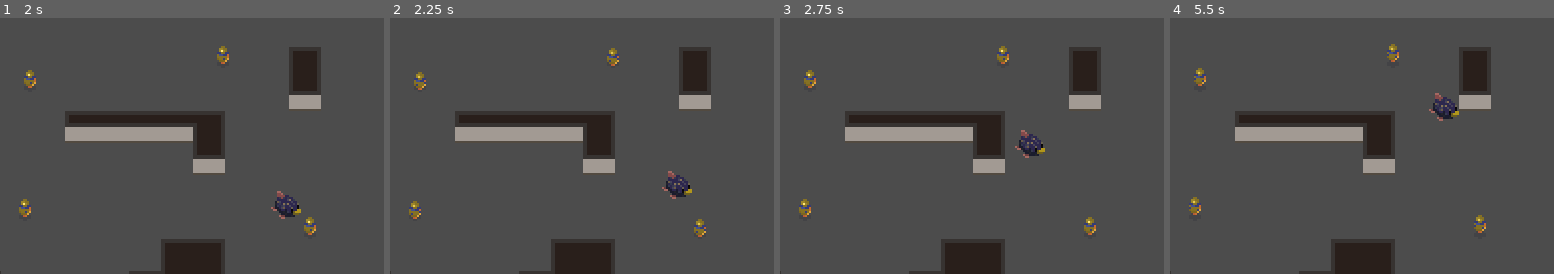
Above: before the commit, frames 1-4 (left to right).
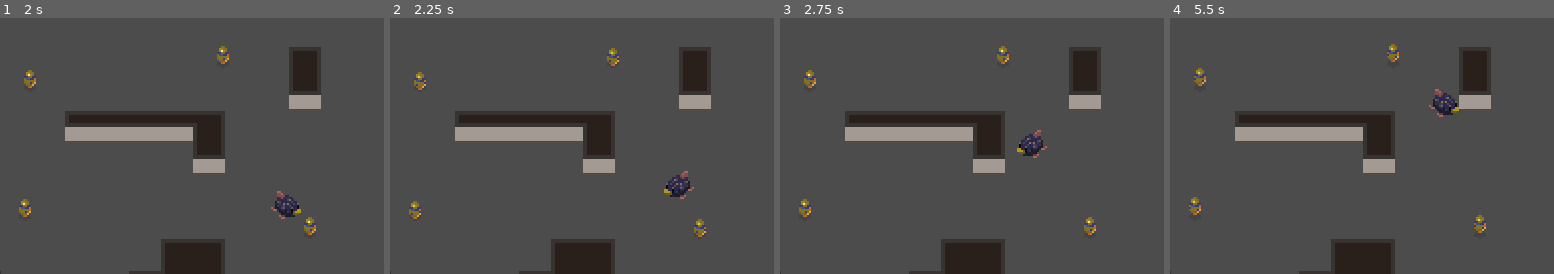
Above: after the commit, the same moments.

Repository: Pawel-9215/pipi_game
Game: Godot game, scene res://prototype_levels/Test_scene_1.tscn
Same seed, same stepped clock (60 frames per second), same inputs: the game is played once before the commit and once after it.
Inputs:
- Up to frame 1 (2 s): no input
- Up to frame 2 (2.25 s): no input
- Up to frame 3 (2.75 s): no input
- Up to frame 4 (5.5 s): no input
The pictures show only the part of the screen within x 46-96%, y 12-62%; the shares and areas given below are measured in that part.

Frame 1 is identical in both runs. In frame 2, 0.4% of the frame differs, in the area x 70-80%, y 59-71%; in frame 3, 0.4%; in frame 4, 0.5%, in the area x 67-76%, y 27-41%.

Commit message:
bugfixes and animation

Diff:
--- a/enemies/Pipi.gd
+++ b/enemies/Pipi.gd
@@ -4,6 +4,8 @@
 # Patrol, pursuit, attack, numb
 
 var velocity = Vector2()
+var recorded_velocity = Vector2()
+
 var patrol_direction = {
 	"right": Vector2(1.0, 0.0),
 	"left": Vector2(-1.0, 0.0),
@@ -41,6 +43,7 @@
 
 
 func set_state(set_state):
+	recorded_velocity = velocity
 	var states = {
 		"patrol": PATROL,
 		"pursuit": PURSUIT,
@@ -55,7 +58,11 @@
 		$PlayerDetection.detection_active = false
 	else:
 		pass
+
+	$animations.set_state(set_state)
+
 	print("pipi state: ", get_state())
+	print("patrol direction: ", current_patrol_direction)
 
 func get_state():
 	var states = {
@@ -73,7 +80,11 @@
 		velocity += input_vector * ACCELERATION
 		velocity = velocity.clamped(SPEED*mod_speed*input_vector.length())
 	else:
-		velocity = lerp(SPEED*mod_speed*input_vector, Vector2.ZERO, FRICTION)
+		if velocity.length() > FRICTION:
+			velocity -= velocity.clamped(1.0)*FRICTION
+		else:
+			velocity = Vector2.ZERO
+
 
 func _physics_process(_delta):
 	match state:
@@ -101,13 +112,16 @@
 	velocity = move_and_slide(velocity)
 
 func attack_state():
-	pass
+	update_movement(Vector2.ZERO, 0.9)
+	velocity = move_and_slide(velocity)
 
 func confused_state():
-	pass
+	update_movement(Vector2.ZERO, 0.9)
+	velocity = move_and_slide(velocity)
 
 func numb_state():
-	pass
+	update_movement(Vector2.ZERO, 0.9)
+	velocity = move_and_slide(velocity)
 
 
 func patrol_direction_raffle():
@@ -129,6 +143,7 @@
 	while new_direction in adjacent_walls:
 		new_direction = direction_enum[randi()%9+1]
 
+	print("patrol direction: ", current_patrol_direction)
 	return new_direction
 
 func _on_PatrolTimer_timeout():
--- a/enemies/Pipi.tscn
+++ b/enemies/Pipi.tscn
@@ -1,9 +1,11 @@
-[gd_scene load_steps=9 format=2]
+[gd_scene load_steps=42 format=2]
 
 [ext_resource path="res://GFX/Enemies/pipi.png" type="Texture" id=1]
 [ext_resource path="res://enemies/Pipi.gd" type="Script" id=2]
 [ext_resource path="res://enemies/Navigation.gd" type="Script" id=3]
 [ext_resource path="res://enemies/PlayerDetection.gd" type="Script" id=4]
+[ext_resource path="res://GFX/Enemies/pipi_spritesheet.png" type="Texture" id=5]
+[ext_resource path="res://enemies/pipi-animations.gd" type="Script" id=6]
 
 [sub_resource type="CapsuleShape2D" id=1]
 radius = 3.05332
@@ -13,12 +15,166 @@
 atlas = ExtResource( 1 )
 region = Rect2( 0, 0, 16, 16 )
 
+[sub_resource type="AtlasTexture" id=5]
+atlas = ExtResource( 5 )
+region = Rect2( 0, 16, 16, 16 )
+
+[sub_resource type="AtlasTexture" id=6]
+atlas = ExtResource( 5 )
+region = Rect2( 16, 16, 16, 16 )
+
+[sub_resource type="AtlasTexture" id=7]
+atlas = ExtResource( 5 )
+region = Rect2( 32, 16, 16, 16 )
+
+[sub_resource type="AtlasTexture" id=8]
+atlas = ExtResource( 5 )
+region = Rect2( 48, 16, 16, 16 )
+
+[sub_resource type="AtlasTexture" id=9]
+atlas = ExtResource( 5 )
+region = Rect2( 64, 0, 16, 16 )
+
+[sub_resource type="AtlasTexture" id=10]
+atlas = ExtResource( 5 )
+region = Rect2( 80, 0, 16, 16 )
+
+[sub_resource type="AtlasTexture" id=11]
+atlas = ExtResource( 5 )
+region = Rect2( 96, 0, 16, 16 )
+
+[sub_resource type="AtlasTexture" id=12]
+atlas = ExtResource( 5 )
+region = Rect2( 112, 0, 16, 16 )
+
+[sub_resource type="AtlasTexture" id=13]
+atlas = ExtResource( 5 )
+region = Rect2( 64, 16, 16, 16 )
+
+[sub_resource type="AtlasTexture" id=14]
+atlas = ExtResource( 5 )
+region = Rect2( 80, 16, 16, 16 )
+
+[sub_resource type="AtlasTexture" id=15]
+atlas = ExtResource( 5 )
+region = Rect2( 96, 16, 16, 16 )
+
+[sub_resource type="AtlasTexture" id=16]
+atlas = ExtResource( 5 )
+region = Rect2( 112, 16, 16, 16 )
+
+[sub_resource type="AtlasTexture" id=17]
+atlas = ExtResource( 5 )
+region = Rect2( 0, 32, 16, 16 )
+
+[sub_resource type="AtlasTexture" id=18]
+atlas = ExtResource( 5 )
+region = Rect2( 16, 32, 16, 16 )
+
+[sub_resource type="AtlasTexture" id=19]
+atlas = ExtResource( 5 )
+region = Rect2( 32, 32, 16, 16 )
+
+[sub_resource type="AtlasTexture" id=20]
+atlas = ExtResource( 5 )
+region = Rect2( 48, 32, 16, 16 )
+
+[sub_resource type="AtlasTexture" id=21]
+atlas = ExtResource( 5 )
+region = Rect2( 64, 32, 16, 16 )
+
+[sub_resource type="AtlasTexture" id=22]
+atlas = ExtResource( 5 )
+region = Rect2( 80, 32, 16, 16 )
+
+[sub_resource type="AtlasTexture" id=23]
+atlas = ExtResource( 5 )
+region = Rect2( 96, 32, 16, 16 )
+
+[sub_resource type="AtlasTexture" id=24]
+atlas = ExtResource( 5 )
+region = Rect2( 112, 32, 16, 16 )
+
+[sub_resource type="AtlasTexture" id=25]
+atlas = ExtResource( 5 )
+region = Rect2( 0, 48, 16, 16 )
+
+[sub_resource type="AtlasTexture" id=26]
+atlas = ExtResource( 5 )
+region = Rect2( 16, 48, 16, 16 )
+
+[sub_resource type="AtlasTexture" id=27]
+atlas = ExtResource( 5 )
+region = Rect2( 32, 48, 16, 16 )
+
+[sub_resource type="AtlasTexture" id=28]
+atlas = ExtResource( 5 )
+region = Rect2( 48, 48, 16, 16 )
+
+[sub_resource type="AtlasTexture" id=29]
+atlas = ExtResource( 5 )
+region = Rect2( 64, 48, 16, 16 )
+
+[sub_resource type="AtlasTexture" id=30]
+atlas = ExtResource( 5 )
+region = Rect2( 80, 48, 16, 16 )
+
+[sub_resource type="AtlasTexture" id=31]
+atlas = ExtResource( 5 )
+region = Rect2( 96, 48, 16, 16 )
+
+[sub_resource type="AtlasTexture" id=32]
+atlas = ExtResource( 5 )
+region = Rect2( 0, 0, 16, 16 )
+
+[sub_resource type="AtlasTexture" id=33]
+atlas = ExtResource( 5 )
+region = Rect2( 16, 0, 16, 16 )
+
+[sub_resource type="AtlasTexture" id=34]
+atlas = ExtResource( 5 )
+region = Rect2( 32, 0, 16, 16 )
+
+[sub_resource type="AtlasTexture" id=35]
+atlas = ExtResource( 5 )
+region = Rect2( 48, 0, 16, 16 )
+
 [sub_resource type="SpriteFrames" id=3]
 animations = [ {
 "frames": [ SubResource( 2 ) ],
 "loop": true,
 "name": "default",
 "speed": 5.0
+}, {
+"frames": [ SubResource( 5 ), SubResource( 6 ), SubResource( 7 ), SubResource( 8 ) ],
+"loop": true,
+"name": "run_up",
+"speed": 12.0
+}, {
+"frames": [ SubResource( 9 ), SubResource( 10 ), SubResource( 11 ), SubResource( 12 ) ],
+"loop": true,
+"name": "run_right",
+"speed": 12.0
+}, {
+"frames": [ SubResource( 13 ), SubResource( 14 ), SubResource( 15 ), SubResource( 16 ), SubResource( 17 ), SubResource( 18 ), SubResource( 19 ), SubResource( 20 ) ],
+"loop": true,
+"name": "confused",
+"speed": 12.0
+}, {
+"frames": [ SubResource( 21 ), SubResource( 22 ), SubResource( 23 ), SubResource( 24 ), SubResource( 25 ) ],
+"loop": true,
+"name": "dizzy",
+"speed": 12.0
+}, {
+"frames": [ SubResource( 26 ), SubResource( 27 ), SubResource( 28 ), SubResource( 29 ), SubResource( 30 ), SubResource( 31 ) ],
+"loop": true,
+"name": "attacking",
+"speed": 10.0
+}, {
+"frames": [ SubResource( 32 ), SubResource( 33 ), SubResource( 34 ), SubResource( 35 ) ],
+"loop": true,
+"name": "run_down",
+"speed": 12.0
 } ]
 
 [sub_resource type="CircleShape2D" id=4]
@@ -37,10 +193,11 @@
 
 [node name="animations" type="AnimatedSprite" parent="."]
 frames = SubResource( 3 )
+playing = true
+script = ExtResource( 6 )
 
 [node name="PatrolTimer" type="Timer" parent="."]
 wait_time = 2.0
-one_shot = true
 autostart = true
 
 [node name="ConfusionTimer" type="Timer" parent="."]
--- /dev/null
+++ b/enemies/pipi-animations.gd
@@ -0,0 +1,41 @@
+extends AnimatedSprite
+
+
+# Declare member variables here. Examples:
+# var a = 2
+# var b = "text"
+onready var pipi = get_parent()
+var current_state = "patrol"
+
+# Called when the node enters the scene tree for the first time.
+func _ready():
+	pass # Replace with function body.
+
+func set_horizontal():
+	if pipi.velocity != Vector2.ZERO:
+		if pipi.velocity.x < 0 and flip_h == false:
+			flip_h = true
+		elif pipi.velocity.x > 0 and flip_h:
+			flip_h = false
+		else:
+			pass
+
+func set_state(state):
+
+	current_state = state
+
+	"""
+	var states = {
+		"patrol": PATROL,
+		"pursuit": PURSUIT,
+		"attack": ATTACK,
+		"numb": NUMB,
+		"confused": CONFUSED
+	}
+	"""
+
+	pass
+
+func _process(_delta):
+
+	set_horizontal()
Not shown, added: GFX/Enemies/pipi-frames.png.import
Not shown, added: GFX/Enemies/pipi_spritesheet.png.import
Not shown, added: GFX/Players/player_bear_spritesheet.png.import
Not shown, added: GFX/Players/player_bunny_spritesheet.png.import
Not shown, added: GFX/Players/player_frames.png.import
Not shown, added: GFX/UI/Animations/ui_pipi-anim.png.import
Not shown, added: GFX/UI/ui_plate.png.import
